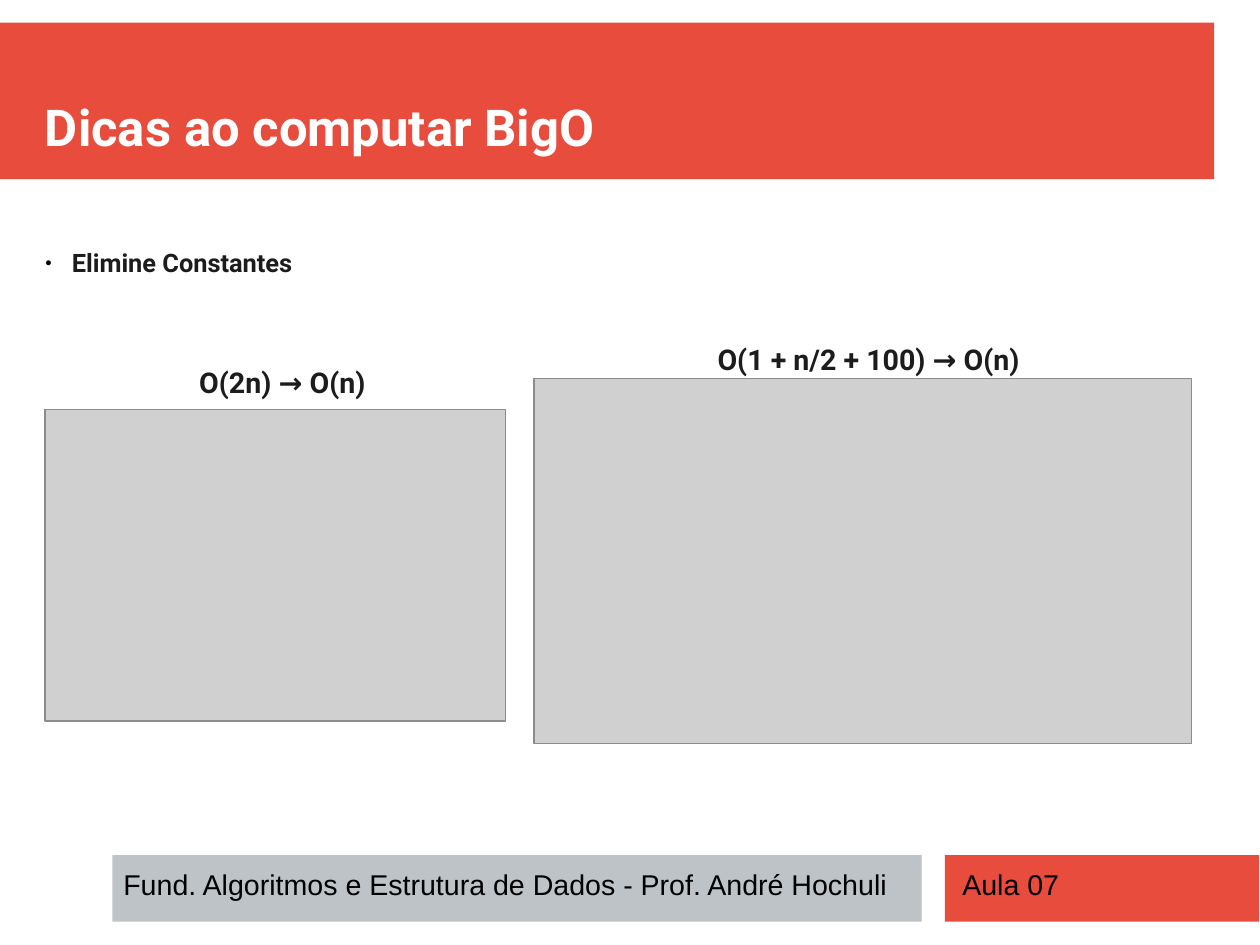
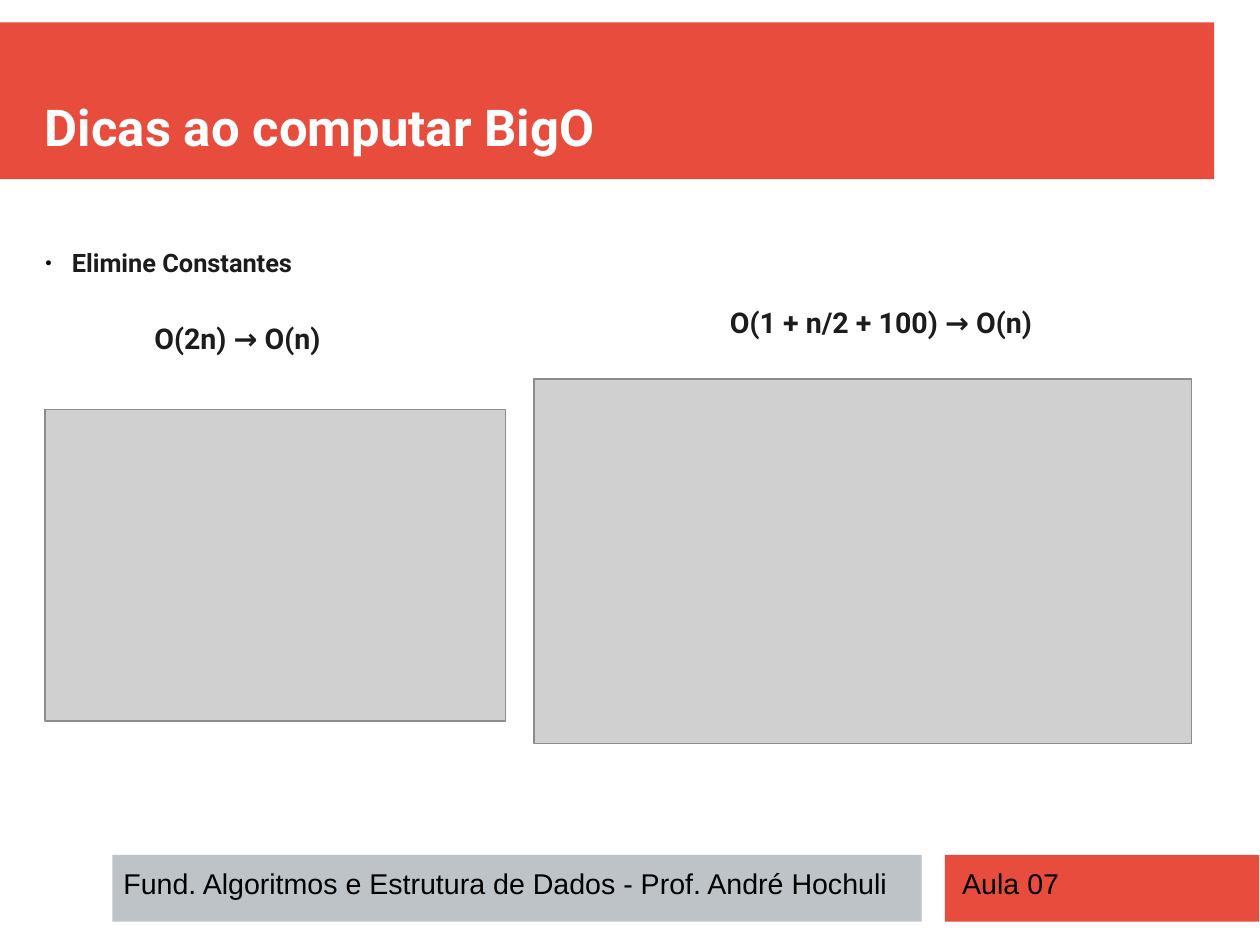
Before and after one commit to andrehochuli/teaching, a slide deck: slide 13 of DataStructuresAndAlgorithms/Aula 07 - BigO e Programacao Dinamica/Aula 07 - Programação Dinamica.pptx (slide 8 before the commit). Drawn at 1260x945 pixels with LibreOffice and Linux fonts; fonts in the diff are those of the drawing; grey boxes stand for pictures. Boxes give left, top, right and bottom in pixels: in the first picture for what was removed or moved away, otherwise in the second. Text is boxed around its words. In the diff, an @@ line names an element or a change of style, - is before the commit and + after.

```diff
--- a/DataStructuresAndAlgorithms/Aula 07 - BigO e Programacao Dinamica/Aula 07 - Programação Dinamica.pptx
+++ b/DataStructuresAndAlgorithms/Aula 07 - BigO e Programacao Dinamica/Aula 07 - Programação Dinamica.pptx
@@ text "O(2n) → O(n)" moved from (x1=199, y1=370, x2=366, y2=399) to (x1=154, y1=326, x2=321, y2=355) @@
@@ text "O(1 + n/2 + 100) ..." moved from (x1=718, y1=347, x2=1020, y2=376) to (x1=730, y1=310, x2=1032, y2=339) @@
```
Also in this commit, not shown: 13 other slides changed, 2 other files.
